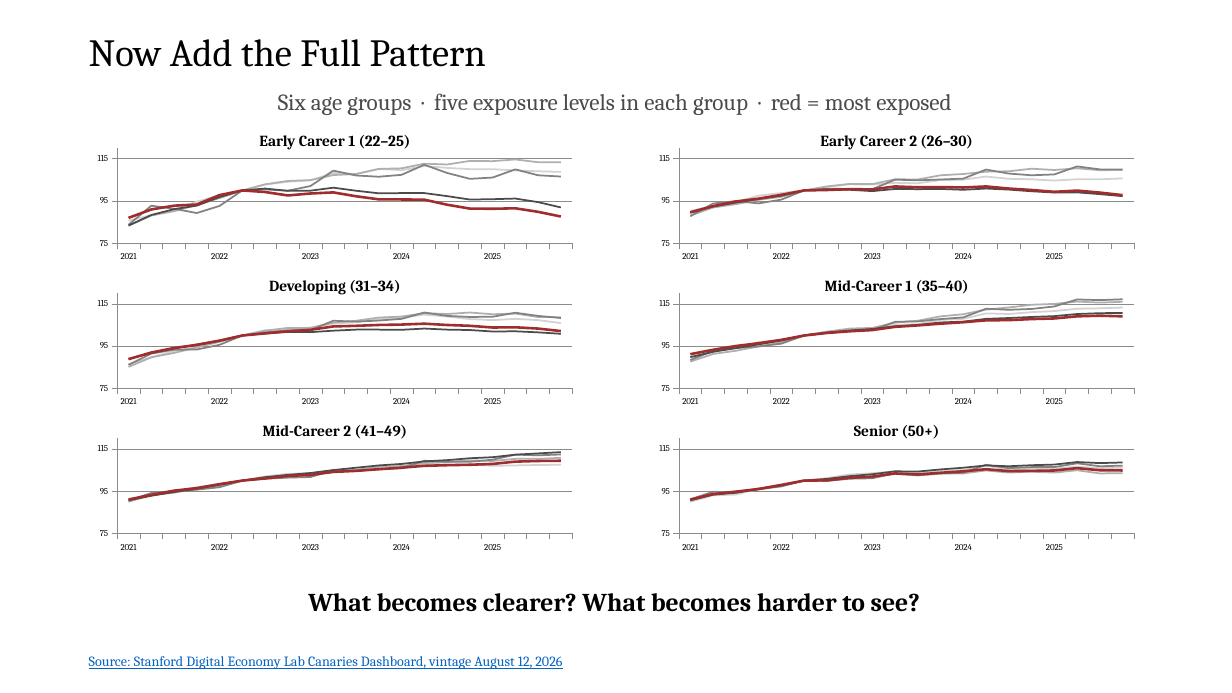
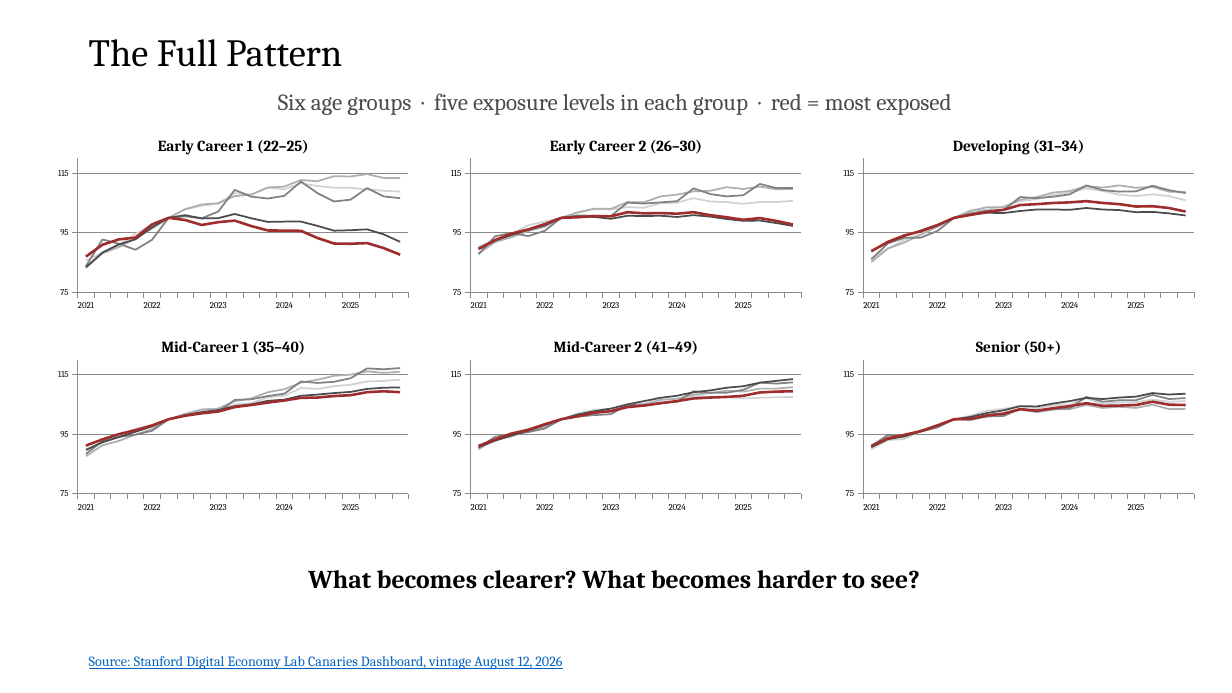
Before and after one commit to zjelveh/zjelveh.github.io, a slide deck: slide 16 of files/ccjs418e_fall2026/lecture_1.pptx (slide 17 before the commit). Drawn at 1232x693 pixels with LibreOffice and Linux fonts; fonts in the diff are those of the drawing. Boxes give left, top, right and bottom in pixels: in the first picture for what was removed or moved away, otherwise in the second. Text is boxed around its words. In the diff, an @@ line names an element or a change of style, - is before the commit and + after.

```diff
--- a/files/ccjs418e_fall2026/lecture_1.pptx
+++ b/files/ccjs418e_fall2026/lecture_1.pptx
@@ text at bbox=[89, 39, 342, 67]: text changed @@
-Now Add the Full Pattern
+The Full Pattern
@@ text "Early Career 1 (22–25)": place and size @@
-text "Early Career 1 (22–25)" at bbox=[259, 135, 411, 150]
+text "Early Career 1 (22–25)" at bbox=[158, 140, 309, 155]
@@ text "Early Career 2 (26–30)": place and size @@
-text "Early Career 2 (26–30)" at bbox=[820, 135, 972, 150]
+text "Early Career 2 (26–30)" at bbox=[550, 140, 702, 155]
@@ text "Developing (31–34)": place and size @@
-text "Developing (31–34)" at bbox=[269, 280, 400, 295]
+text "Developing (31–34)" at bbox=[953, 140, 1084, 155]
@@ line chart: place and size @@
-line chart at bbox=[88, 146, 582, 264]
+line chart at bbox=[51, 155, 416, 314]
@@ line chart: place and size @@
-line chart at bbox=[650, 146, 1144, 264]
+line chart at bbox=[444, 155, 809, 314]
@@ line chart: place and size @@
-line chart at bbox=[88, 291, 582, 409]
+line chart at bbox=[836, 155, 1202, 314]
@@ text "Mid-Career 1 (35–40)": place and size @@
-text "Mid-Career 1 (35–40)" at bbox=[825, 280, 969, 294]
+text "Mid-Career 1 (35–40)" at bbox=[161, 341, 305, 355]
@@ line chart: place and size @@
-line chart at bbox=[650, 291, 1144, 409]
+line chart at bbox=[51, 357, 416, 516]
@@ line chart: place and size @@
-line chart at bbox=[88, 436, 582, 555]
+line chart at bbox=[444, 357, 809, 516]
@@ text "Mid-Career 2 (41–49)": place and size @@
-text "Mid-Career 2 (41–49)" at bbox=[263, 425, 408, 439]
+text "Mid-Career 2 (41–49)" at bbox=[554, 341, 699, 355]
@@ line chart: place and size @@
-line chart at bbox=[650, 436, 1144, 555]
+line chart at bbox=[836, 357, 1202, 516]
@@ text "Senior (50+)": place and size @@
-text "Senior (50+)" at bbox=[854, 425, 940, 439]
+text "Senior (50+)" at bbox=[976, 341, 1062, 355]
@@ text "What becomes clearer? What becomes ...": place and size @@
-text "What becomes clearer? What becomes ..." at bbox=[308, 593, 920, 612]
+text "What becomes clearer? What becomes ..." at bbox=[308, 570, 920, 589]
```
Also in this commit, not shown: 14 other slides changed, 2 slides removed.
